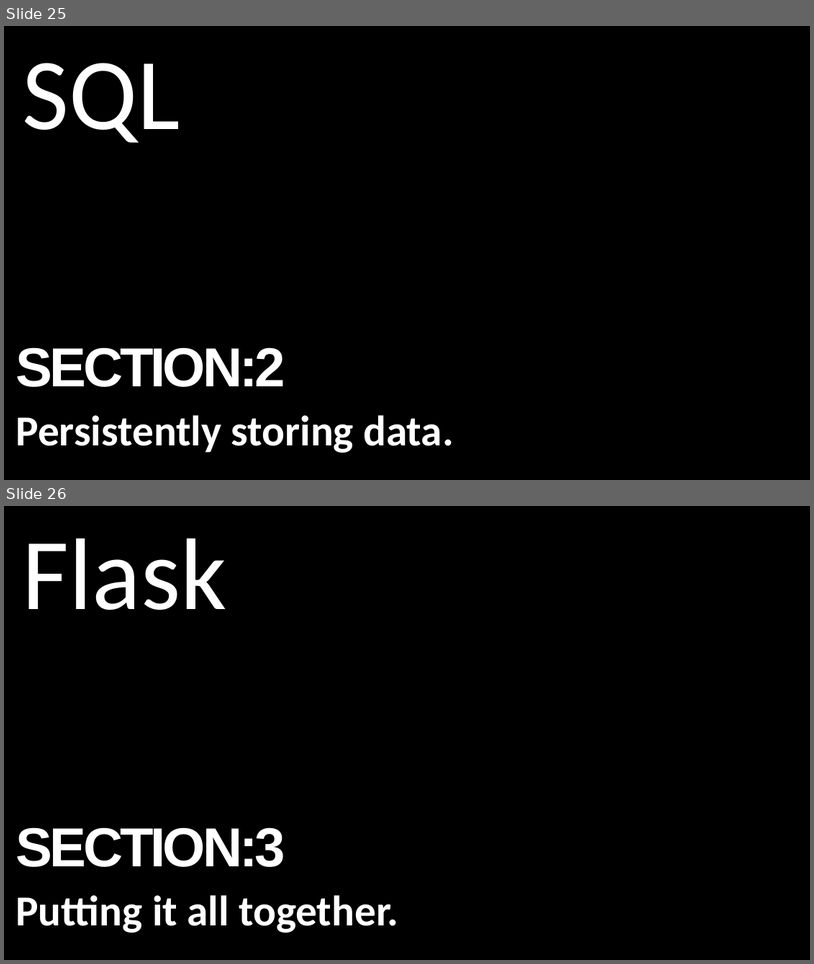
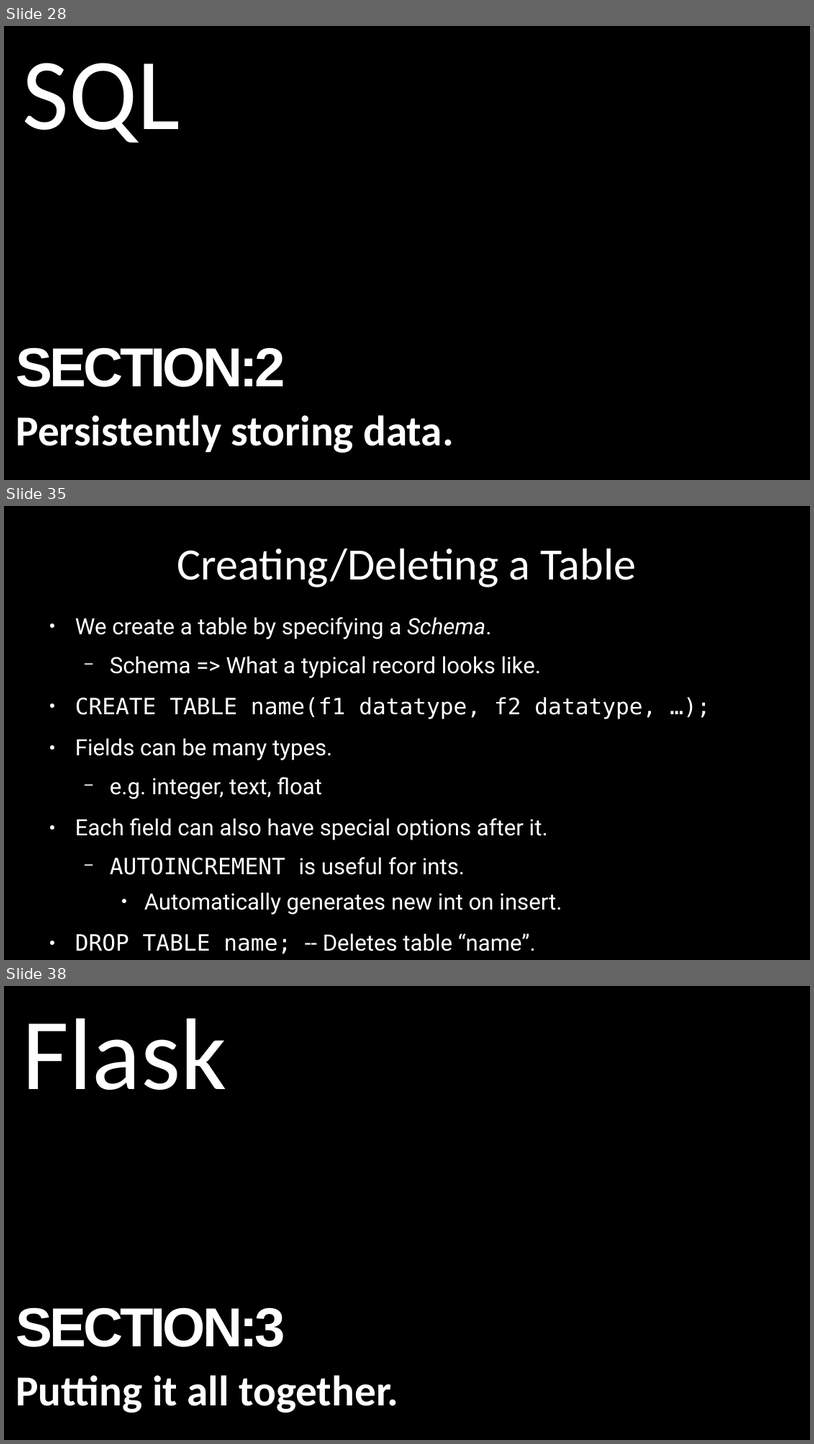
Before and after one commit to alexacallmebaka/htmlflasksql, a slide deck: slides/deck.odp. Shown one above the other, each under a label of ours: slides 25 and 26 before the commit, slides 28, 35 and 38 after it; the slides between them are not shown. The pictures are 814x964 and 814x1444 pixels, drawn with LibreOffice and Linux fonts; fonts in the diff are those of the drawing. Boxes give left, top, right and bottom in pixels: in the first picture for what was removed or moved away, otherwise in the second. Text is boxed around its words. In the diff, an @@ line names an element or a change of style, - is before the commit and + after.

```diff
--- a/slides/deck.odp
+++ b/slides/deck.odp
@@ slide 35 added at [4, 506, 810, 960], background #000000 @@
@@ title added at [178, 548, 636, 587], 44 pt, text #FFFFFF @@
+Creating/Deleting a Table
@@ text added at [75, 617, 656, 954], 22.1 pt, text #FFFFFF @@
+● We create a table by specifying a Schema.
+  − Schema => What a typical record looks like.
+● CREATE TABLE name(f1 datatype, f2 datatype, …);
+● Fields can be many types.
+  − e.g. integer, text, float
+● Each field can also have special options after it.
+  − AUTOINCREMENT is useful for ints.
+    ● Automatically generates new int on insert.
+● DROP TABLE name; -- Deletes table “name”.
@@ what was slide 25 is now slide 28 @@
@@ what was slide 26 is now slide 38 @@
```
Also in this commit, not shown: 5 slides changed, 11 other slides added.
